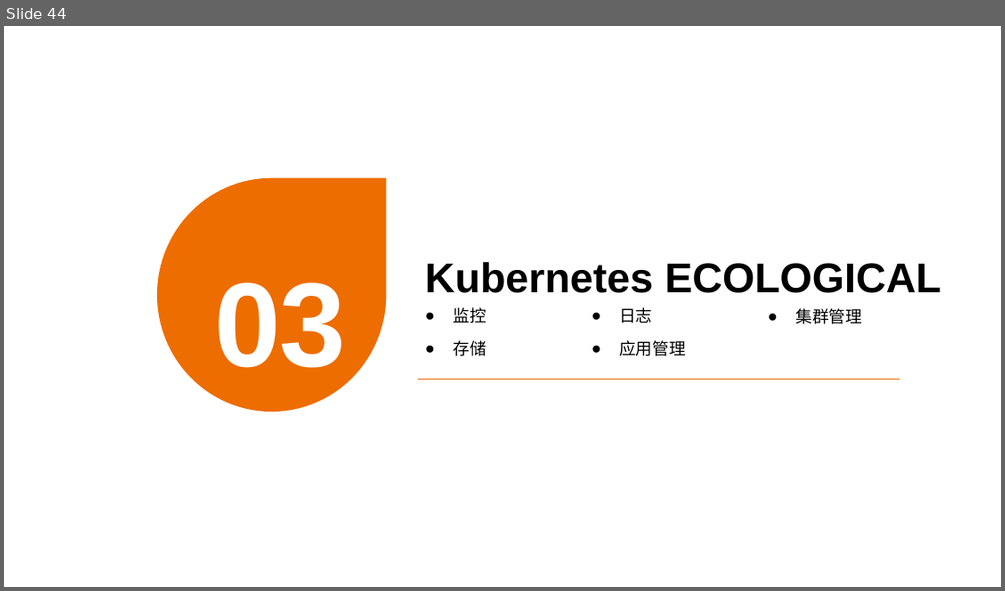
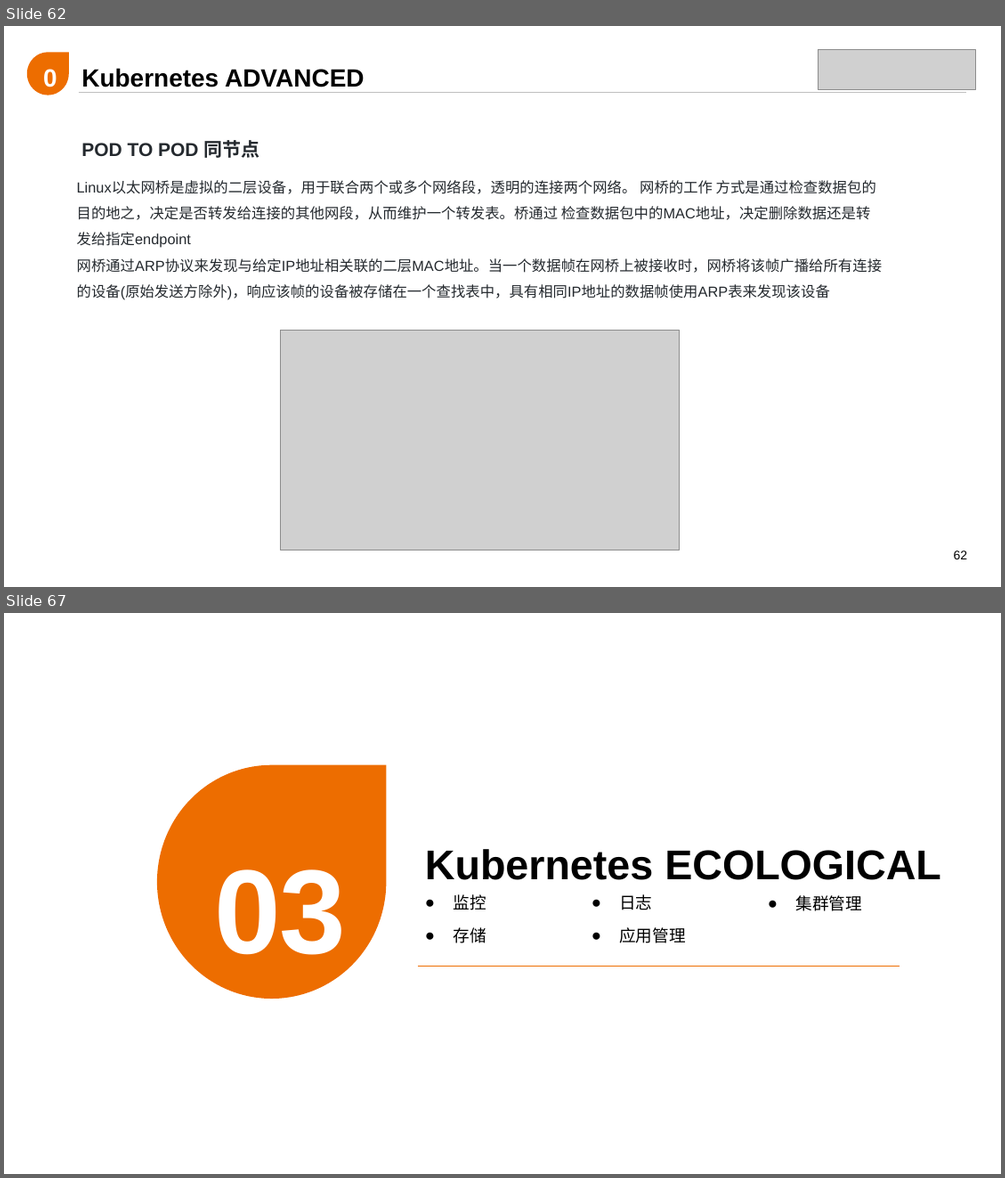
Before and after one commit to liamliu1986/kubecamp, a slide deck: 培训体系/002-Kubernetes,Containers Reborn/Kubernetes,Containers Reborn.pptx. Shown one above the other, each under a label of ours: slide 44 before the commit, slides 62 and 67 after it; the slides between them are not shown. The pictures are 1005x591 and 1005x1178 pixels, drawn with LibreOffice and Linux fonts; fonts in the diff are those of the drawing; grey boxes stand for pictures. Boxes give left, top, right and bottom in pixels: in the first picture for what was removed or moved away, otherwise in the second. Text is boxed around its words. In the diff, an @@ line names an element or a change of style, - is before the commit and + after.

```diff
--- a/培训体系/002-Kubernetes,Containers Reborn/Kubernetes,Containers Reborn.pptx
+++ b/培训体系/002-Kubernetes,Containers Reborn/Kubernetes,Containers Reborn.pptx
@@ slide 62 added at <box>4,26,1001,587</box>, background #FFFFFF @@
@@ teardrop added at <box>27,52,69,95</box>, fill #ED6D00 @@
@@ text added at <box>30,50,70,93</box>, 24 pt, text #FFFFFF, bold @@
+02
@@ picture added at <box>818,50,976,90</box> @@
@@ text added at <box>81,68,364,87</box>, 24 pt, text #000000, bold @@
+Kubernetes ADVANCED
@@ line added from (79, 93) to (966, 93), #BFBFBF 0.5 pt @@
@@ text added at <box>81,140,260,158</box>, 18 pt, text #24292E, bold @@
+POD TO POD 同节点
@@ text added at <box>77,180,882,300</box>, 14 pt, text #24292E @@
+Linux以太网桥是虚拟的二层设备，用于联合两个或多个网络段，透明的连接两个网络。 网桥的工作 方式是通过检查数据包的目的地之，决定是否转发给连接的其他网段，从而维护一个转发表。桥通过 检查数据包中的MAC地址，决定删除数据还是转发给指定endpoint
+网桥通过ARP协议来发现与给定IP地址相关联的二层MAC地址。当一个数据帧在网桥上被接收时，网桥将该帧广播给所有连接的设备(原始发送方除外)，响应该帧的设备被存储在一个查找表中，具有相同IP地址的数据帧使用ARP表来发现该设备
@@ picture added at <box>281,330,680,550</box> @@
@@ page number added at <box>954,550,968,559</box>, 12 pt, text #000000 @@
+62
@@ what was slide 44 is now slide 67 @@
```
Also in this commit, not shown: 5 slides changed, 22 other slides added.
